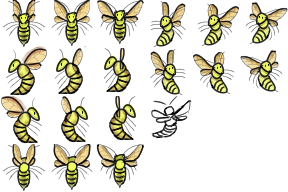
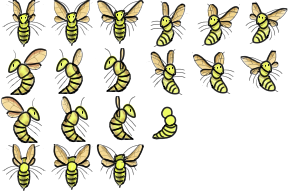
Layered file, before and after one edit (288×192). Changes by layer:
painted on "Line" (2nd of 23, in "Left up 1" › "Center body") over [128, 71, 192, 128]
added layer "Base color" (1st of 3, in "Left up 1" › "Center body") in group "Center body" over [128, 71, 192, 128]
added group "Head" (1st of 23, in "Left up 1") with 2 layers in group "Left up 1" over [128, 71, 192, 128]
added layer "Line" (3rd of 23, in "Left up 1" › "Head") in group "Head" over [128, 71, 192, 128]
added layer "Base color" (2nd of 3, in "Left up 1" › "Head") in group "Head" over [128, 71, 192, 128]
painted on "Line" (4th of 23, in "Left up 1" › "Lower body") over [128, 71, 192, 140]
added layer "Patterns" (1st of 37, in "Left up 1" › "Lower body") in group "Lower body" over [128, 71, 192, 140]
added layer "Base color" (3rd of 3, in "Left up 1" › "Lower body") in group "Lower body" over [128, 71, 192, 140]
hid group "Sketch" (1st of 3, in "Left up 1") (2 layers), opacity 100% → 50% over [128, 71, 192, 140]
hid "背景" over [14, 45, 119, 64]
